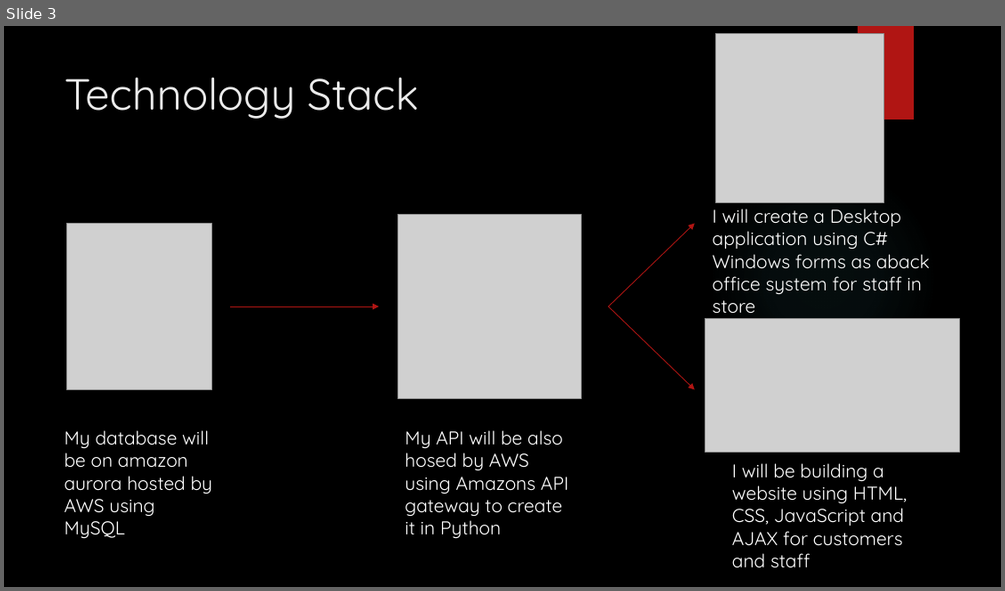
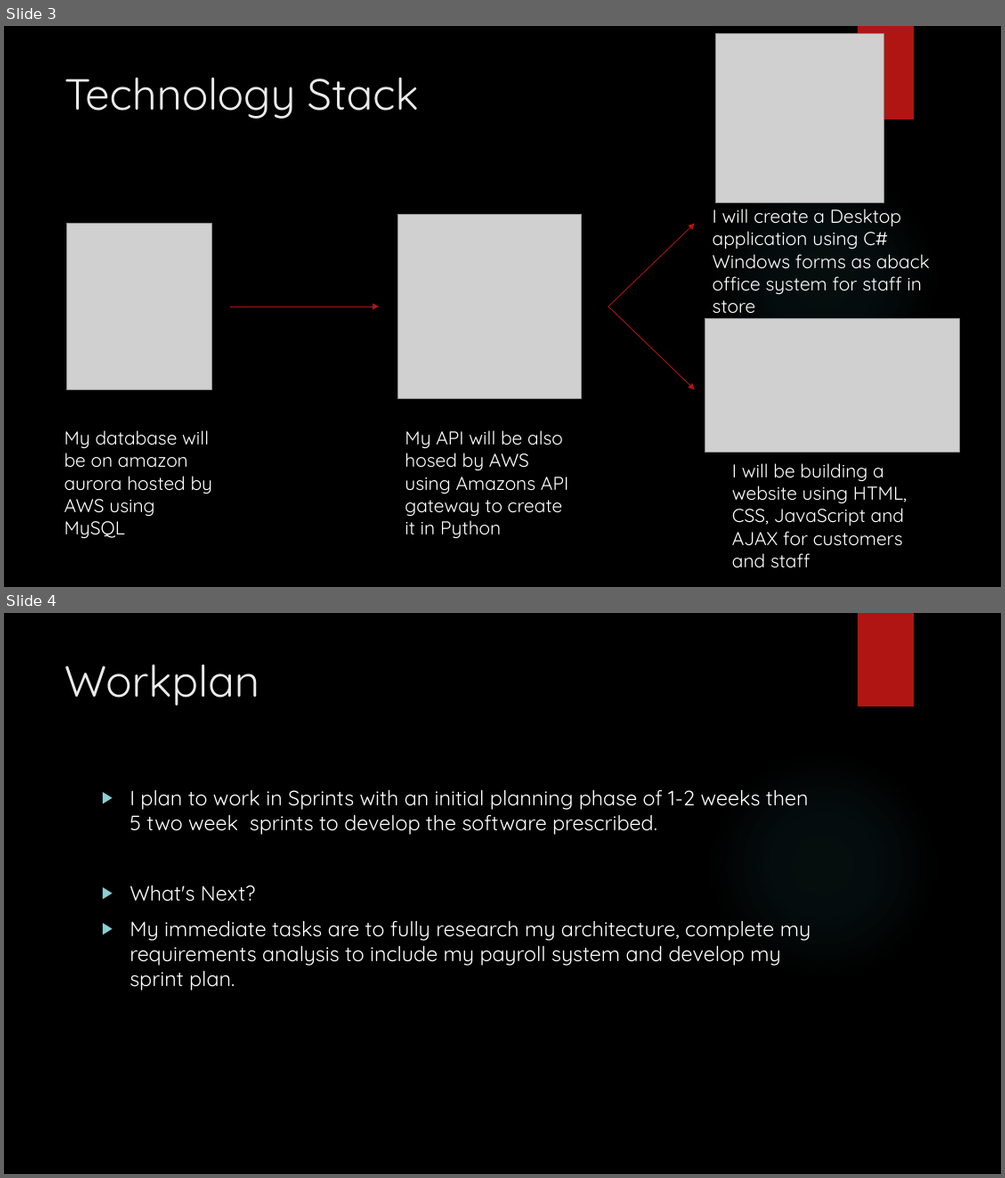
Before and after one commit to wbutler99/PRCO304, a slide deck: Documents/Corner shop Specialist Pitch.pptx. Shown one above the other, each under a label of ours: slide 3 before the commit, slides 3 and 4 after it. The pictures are 1005x591 and 1005x1178 pixels, drawn with LibreOffice and Linux fonts; fonts in the diff are those of the drawing; grey boxes stand for pictures; background and template pictures are left out. Boxes give left, top, right and bottom in pixels: in the first picture for what was removed or moved away, otherwise in the second. Text is boxed around its words. In the diff, an @@ line names an element or a change of style, - is before the commit and + after.

Commit message:
Added sprint plan to documents

```diff
--- a/Documents/Corner shop Specialist Pitch.pptx
+++ b/Documents/Corner shop Specialist Pitch.pptx
@@ slide 4 added at [4,613,1001,1174], background picture (left out); not listed: 2 template elements that a slide beside it also shows @@
@@ title added at [65,664,259,706], 42 pt, text #EBEBEB @@
+Workplan
@@ text added at [129,789,810,990], 20 pt, text #FFFFFF @@
+▶ I plan to work in Sprints with an initial planning phase of 1-2 weeks then 5 two week sprints to develop the software prescribed.
+▶ What's Next?
+▶ My immediate tasks are to fully research my architecture, complete my requirements analysis to include my payroll system and develop my sprint plan.
```
Also in this commit, not shown: 1 slide removed, 1 other file.
